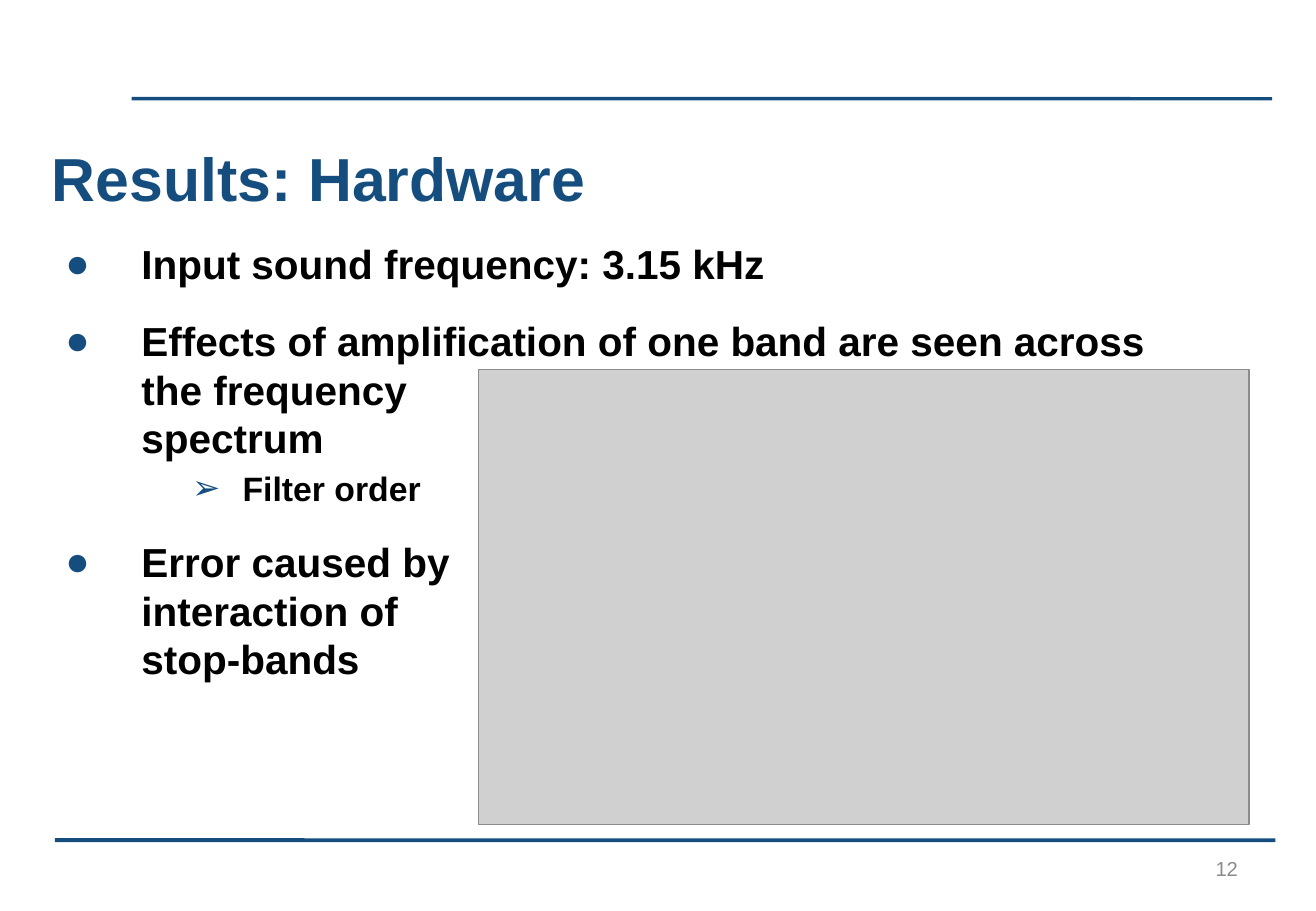
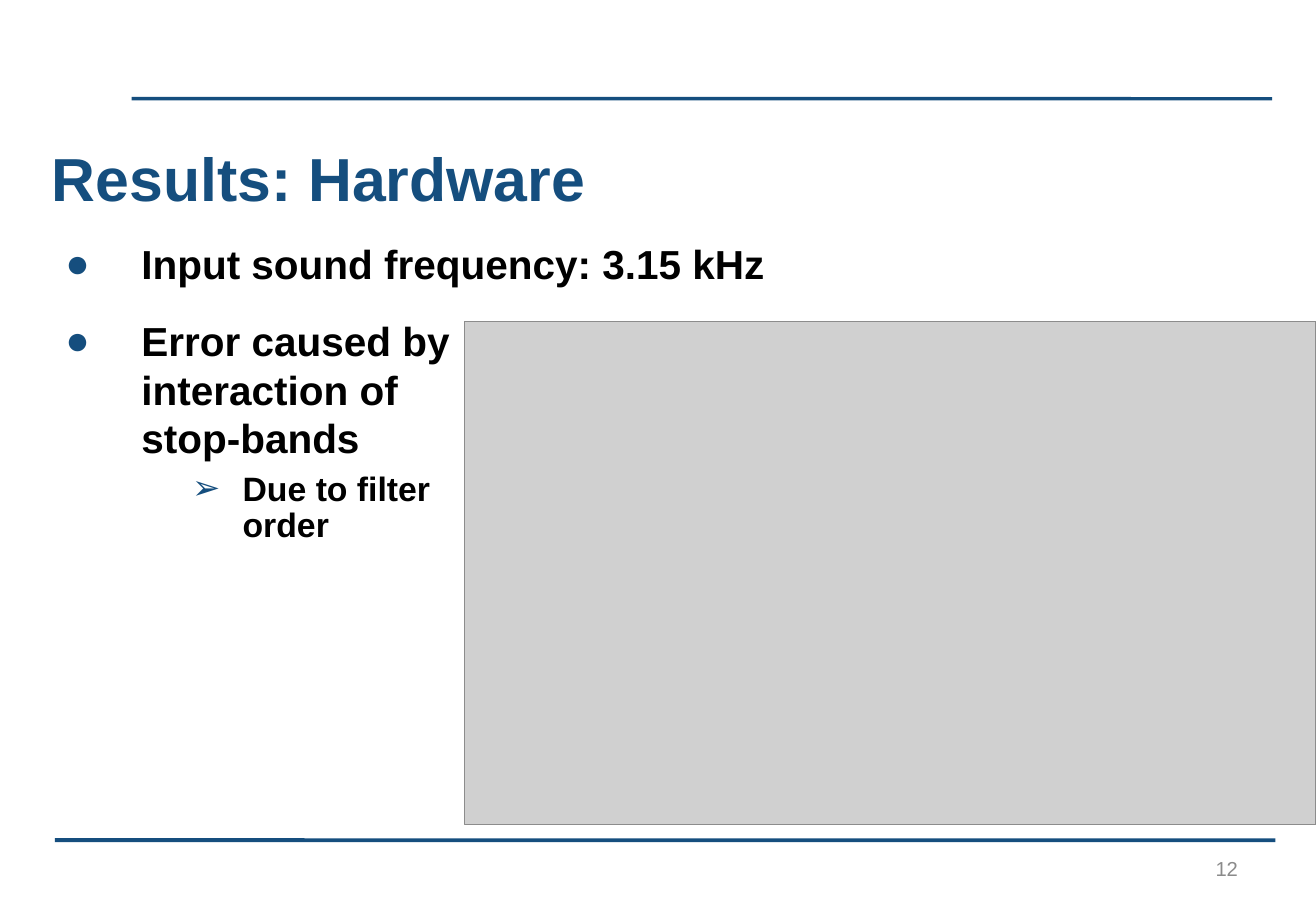
Before and after one commit to kayjayB/I_cant_hear_you, a slide deck: slide 12 of Presentation/Lab Project Presentation.pptx. Drawn at 1316x911 pixels with LibreOffice and Linux fonts; fonts in the diff are those of the drawing; grey boxes stand for pictures; background and template pictures are left out. Boxes give left, top, right and bottom in pixels: in the first picture for what was removed or moved away, otherwise in the second. Text is boxed around its words. In the diff, an @@ line names an element or a change of style, - is before the commit and + after.

```diff
--- a/Presentation/Lab Project Presentation.pptx
+++ b/Presentation/Lab Project Presentation.pptx
@@ text at (x1=141, y1=326, x2=1145, y2=502): paragraphs removed @@
-● Effects of amplification of one band are seen across the frequency spectrum
-  ➢ Filter order
@@ picture resized from (x1=479, y1=369, x2=1249, y2=825) to (x1=464, y1=322, x2=1316, y2=825) @@
@@ text at (x1=243, y1=476, x2=430, y2=538): paragraph added @@
+  ➢ Due to filter order
```
Also in this commit, not shown: 3 other slides changed, 3 slides added, 1 slide removed.
